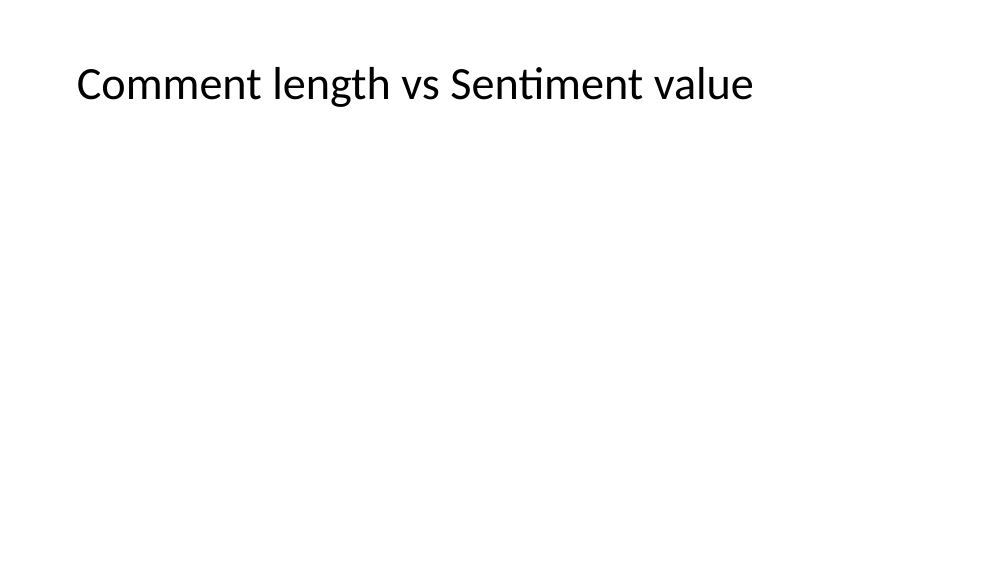
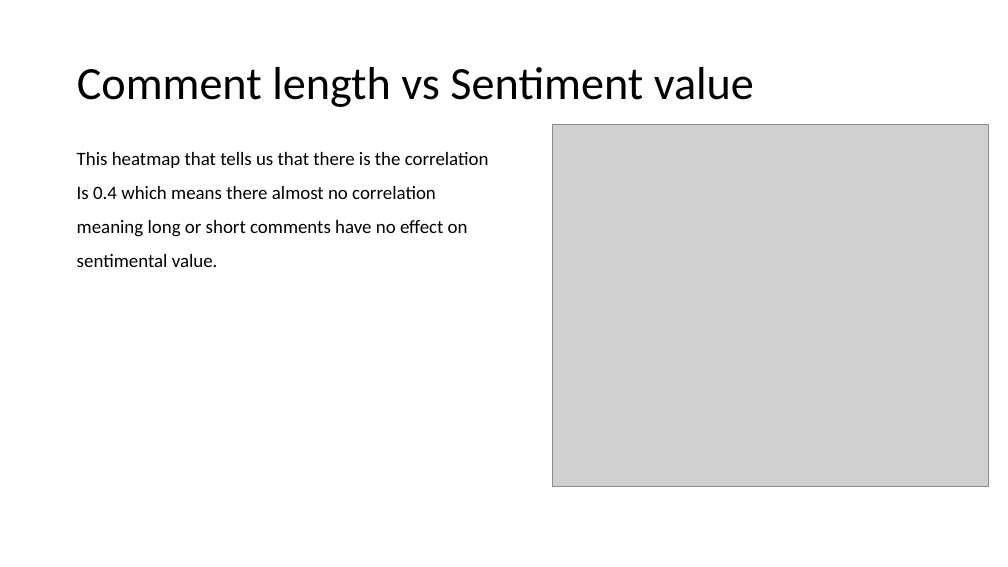
Before and after one commit to Cookieking2490/Data-science-project, a slide deck: slide 5 of reports/Presentation and poster/Data science presentation.pptx. Drawn at 1008x567 pixels with LibreOffice and Linux fonts; fonts in the diff are those of the drawing; grey boxes stand for pictures. Boxes give left, top, right and bottom in pixels: in the first picture for what was removed or moved away, otherwise in the second. Text is boxed around its words. In the diff, an @@ line names an element or a change of style, - is before the commit and + after.

```diff
--- a/reports/Presentation and poster/Data science presentation.pptx
+++ b/reports/Presentation and poster/Data science presentation.pptx
@@ picture added at (x1=553, y1=125, x2=989, y2=487) @@
@@ text added at (x1=77, y1=152, x2=489, y2=267), 18 pt, text #000000 @@
+This heatmap that tells us that there is the correlation
+Is 0.4 which means there almost no correlation meaning long or short comments have no effect on sentimental value.
```
Also in this commit, not shown: 5 slides added, 1 other file.
